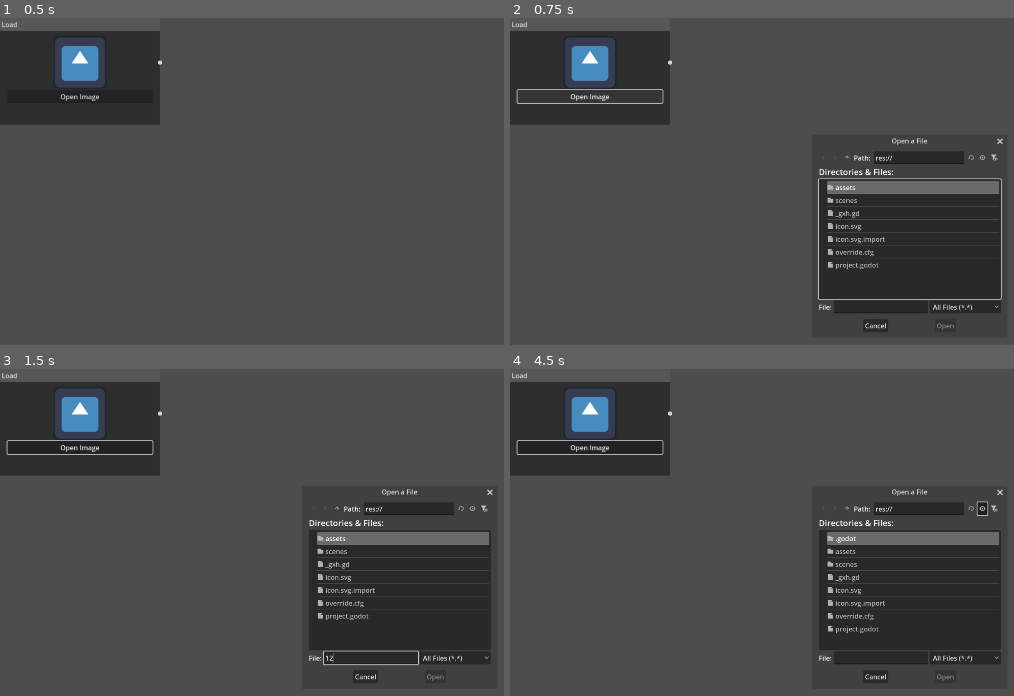
Above: before the commit, frames 1-4 (two rows, left to right).
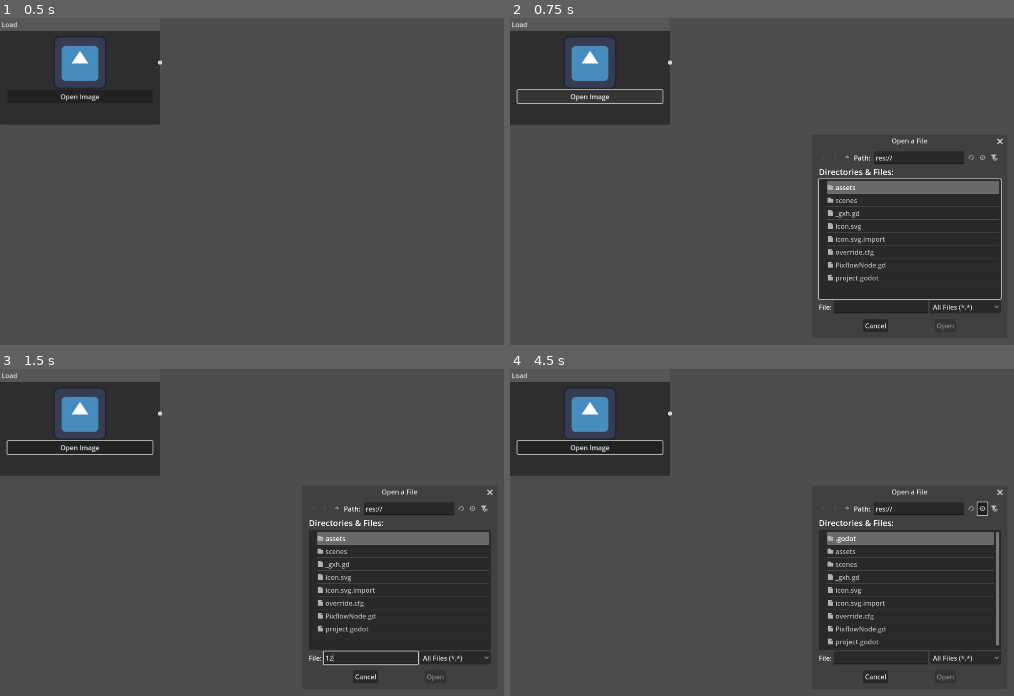
Above: after the commit, the same moments.

Repository: Saphereye/pixflow
Game: Godot game, scene res://scenes/Nodes/load.tscn
Same seed, same stepped clock (60 frames per second), same inputs: the game is played once before the commit and once after it. This scene is started directly instead of the project's main scene. The engine's default icon, where the game draws it, is replaced by a stand-in: a white triangle on a blue panel in a dark square.
Inputs (mouse positions are in pixels of both pictures, inside the frame that each line leads up to):
- Up to frame 1 (0.5 s): no input
- Up to frame 2 (0.75 s): click "Open Image" at 0.5 s
- Up to frame 3 (1.5 s): click (372, 656) at 1.27 s; type "12" at 1.35 s
- Up to frame 4 (4.5 s): click (847, 509) at 2 s; click (847, 509) at 2.75 s; click (968, 509) at 3.5 s; click (983, 509) at 4.25 s

Frame 1 is identical in both runs. In frame 2, 0.2% of the frame differs, in the area x 63-75%, y 74-81%; in frame 3, 0.2%; in frame 4, 0.4%, in the area x 63-98%, y 49-85%.

Commit message:
feat: added project goals

Diff:
--- /dev/null
+++ b/PixflowNode.gd
@@ -0,0 +1,5 @@
+class_name PixflowNode extends GraphNode
+
+@export var node_type: String
+@export var TARGET_IMAGE_HEIGHT = 200
+@export var image: Image
--- a/scenes/Nodes/filter.gd
+++ b/scenes/Nodes/filter.gd
@@ -1,19 +1,28 @@
-extends GraphNode
-
-@export var TARGET_IMAGE_HEIGHT = 200
-@export var image: Image
+extends PixflowNode
 
 @onready var texture_rect = $TextureRect
 
+func _ready() -> void:
+	node_type = "Filter"
+
 func update(input_image: Image) -> Image:
+	if not input_image:
+		push_error("Input image is null")
+		return
 	# Make a copy to avoid modifying the original input
 	image = input_image.duplicate()
 	image.convert(Image.FORMAT_RGB8)  # Ensure it's in a modifiable format
 
+	var rand = RandomNumberGenerator.new()
+	var data: PackedByteArray = image.get_data()
+	var total: int = 0
+	for byte in data:
+		total += byte
+	rand.seed = total
 	for y in image.get_height():
 		for x in image.get_width():
 			var color = image.get_pixel(x, y)
-			var gray = color.r * 0.299 + color.g * 0.587 + color.b * 0.114
+			var gray = color.r * rand.randf() + color.g * rand.randf() + color.b * rand.randf()
 			image.set_pixel(x, y, Color(gray, gray, gray, color.a))
 
 	var thumb = image.duplicate()
--- a/scenes/Nodes/load.gd
+++ b/scenes/Nodes/load.gd
@@ -1,13 +1,10 @@
-extends GraphNode
-
-@export var TARGET_IMAGE_HEIGHT = 200
-@export var image: Image
+extends PixflowNode
 
 @onready var file_dialog = $FileDialog
 @onready var texture_rect = $TextureRect
 
-
 func _ready() -> void:
+	node_type = "Load"
 	image = Image.new()
 	var err = image.load("res://icon.svg")
 	if err != OK:
--- a/scenes/main.gd
+++ b/scenes/main.gd
@@ -42,50 +42,59 @@
 		stringname_to_node_map[instance.name] = instance
 
 func execute_graph_bfs():
-	# Clear visited or running state if needed
 	var visited = {}
-	var queue = []
+	var queue: Array[StringName] = []
 
-	# Build incoming edge count to find starting nodes
 	var incoming_count = {}
 	for conn in connections_map:
 		var to_node = conn[2]
 		incoming_count[to_node] = incoming_count.get(to_node, 0) + 1
 
-	# Start with nodes that have no incoming connections
+	var data_inputs: Dictionary = {}  # node_name -> { port: value }
+
 	for node_name in stringname_to_node_map.keys():
 		if incoming_count.get(node_name, 0) == 0:
 			queue.append(node_name)
 			visited[node_name] = true
+			data_inputs[node_name] = {}
 
-	# BFS traversal
-	var previous_output = {}
 	while queue.size() > 0:
 		var current_name = queue.pop_front()
 		var current_node = stringname_to_node_map.get(current_name, null)
-		if current_node:
-			previous_output = execute_node_logic(current_node, previous_output)
+		if current_node == null:
+			continue
 
-			# Find all outgoing edges from this node
-			for conn in connections_map:
-				var from_node = conn[0]
-				var to_node = conn[2]
-				if from_node == current_name and not visited.has(to_node):
+		var input_data = data_inputs.get(current_name, {})
+		var output_data = execute_node_logic(current_node, input_data)
+
+		# Propagate output to connected nodes via ports
+		for conn in connections_map:
+			var from_node = conn[0]
+			var from_port = conn[1]
+			var to_node = conn[2]
+			var to_port = conn[3]
+
+			if from_node == current_name:
+				if not data_inputs.has(to_node):
+					data_inputs[to_node] = {}
+				data_inputs[to_node][to_port] = output_data.get(from_port, null)
+
+				incoming_count[to_node] -= 1
+				if incoming_count[to_node] == 0 and not visited.has(to_node):
 					queue.append(to_node)
 					visited[to_node] = true
 
 
-func execute_node_logic(node: GraphNode, previous_output: Dictionary) -> Dictionary:
-	print_debug(node.name, previous_output)
-	match node.name:
+func execute_node_logic(node: PixflowNode, input_data: Dictionary) -> Dictionary:
+	match node.node_type:
 		"Load":
-			return { "image": node.image }
+			return {0: node.image}  # Output port 0
 		"Filter":
-			if "image" in previous_output:
-				return { "image": node.update(previous_output["image"])}
+			if input_data.has(0):  # Assuming input is connected at port 0
+				var processed = node.update(input_data[0])
+				return {0: processed}  # Output to port 0
 		_:
 			print("❓ Unknown node type: ", node.name)
-
 	return {}
 
 func _on_graph_edit_connection_request(from_node: StringName, from_port: int, to_node: StringName, to_port: int) -> void:
@@ -93,24 +102,22 @@
 	connections_map.append([from_node, from_port, to_node, to_port])
 	execute_graph_bfs()
 
-
 func _on_graph_edit_disconnection_request(from_node: StringName, from_port: int, to_node: StringName, to_port: int) -> void:
 	get_node("GraphEdit").disconnect_node(from_node, from_port, to_node, to_port)
 	var removal_index  = connections_map.find([from_node, from_port, to_node, to_port])
 	connections_map.remove_at(removal_index)
 	execute_graph_bfs()
 
-
 func _on_graph_edit_node_selected(node: Node) -> void:
 	selected_nodes[node] = true
 
-
 func _on_graph_edit_node_deselected(node: Node) -> void:
 	selected_nodes[node] = false
-
 
 func _on_graph_edit_delete_nodes_request(nodes: Array[StringName]) -> void:
 	for node in selected_nodes.keys():
 		if selected_nodes[node]:
 			node.queue_free()
 	selected_nodes = {}
+
+	# TODO: remove the connects associated with it too
Not shown, changed: README.md
